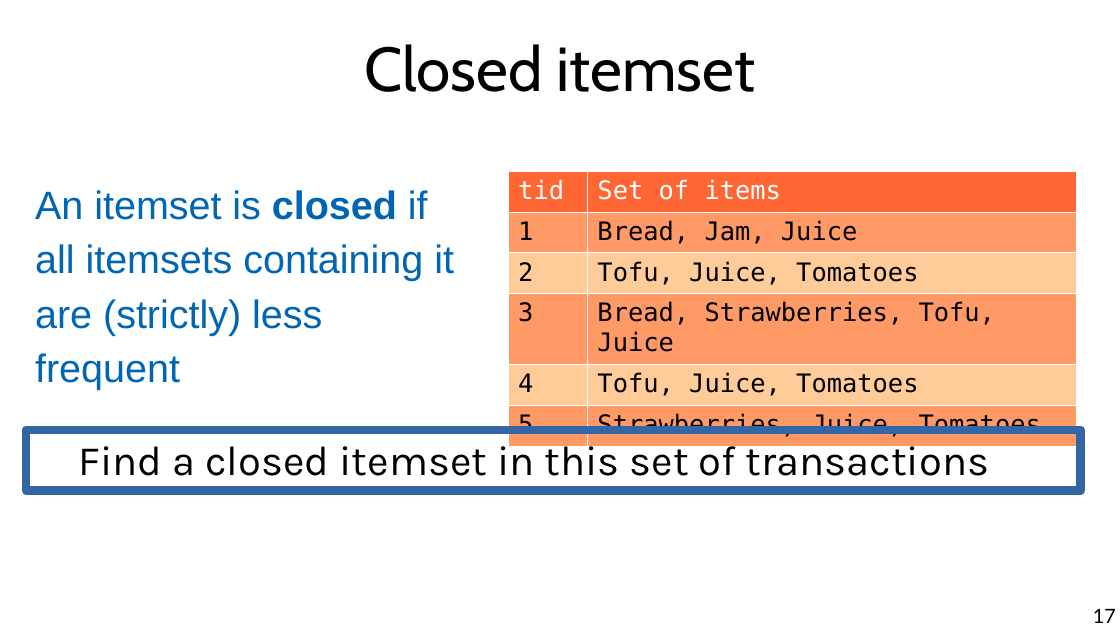
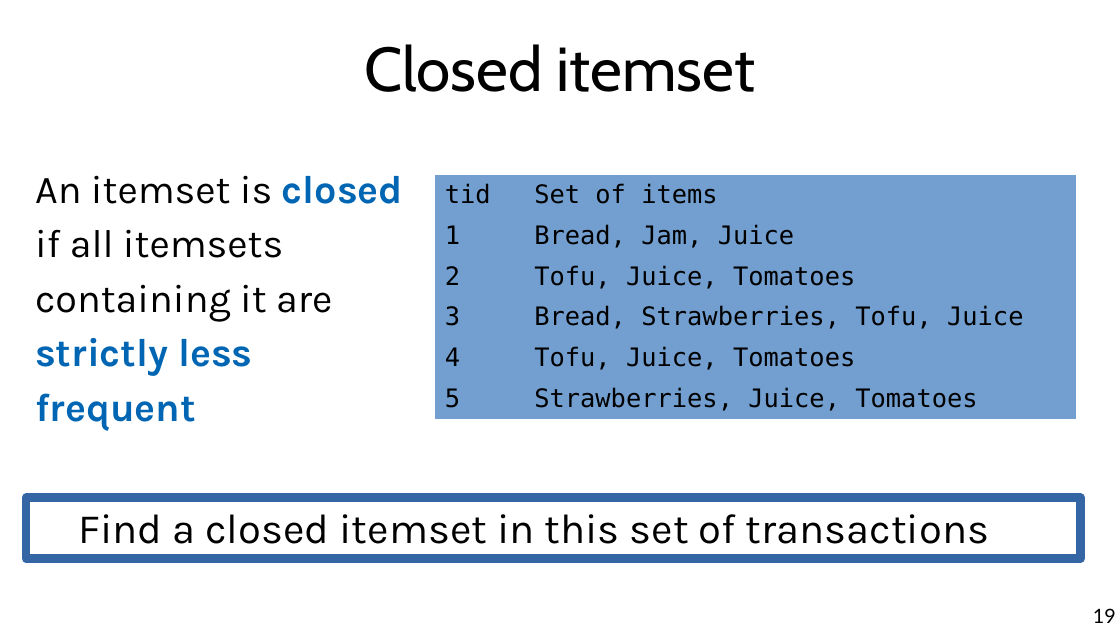
Before and after one commit to marco-calautti/data-mining-course, a slide deck: slide 19 of theory/odp/tt11_itemsets.odp (slide 17 before the commit). Drawn at 1120x630 pixels with LibreOffice and Linux fonts; fonts in the diff are those of the drawing. Boxes give left, top, right and bottom in pixels: in the first picture for what was removed or moved away, otherwise in the second. Text is boxed around its words. In the diff, an @@ line names an element or a change of style, - is before the commit and + after.

```diff
--- a/theory/odp/tt11_itemsets.odp
+++ b/theory/odp/tt11_itemsets.odp
@@ text at box(35, 175, 403, 431): text changed; font Arial to Karla; text colour #0066B3 to #000000 @@
-An itemset is closed if all itemsets containing it are (strictly) less frequent
+An itemset is closed if all itemsets containing it are strictly less frequent
@@ table at box(435, 175, 1076, 415) @@
@@ fill #FF6633 to #729FCF in row 1 @@
@@ fill #FF9966 to #729FCF in 6 cells @@
@@ fill #FFCC99 to #729FCF in 4 cells @@
@@ text colour #FFFFFF to #000000 in "tid", "Set of items" @@
@@ borders changed @@
@@ table: place and size @@
-table at box(508, 172, 1076, 443)
+table at box(435, 175, 1076, 415)
@@ text "Find a closed itemset in ...": place and size @@
-text "Find a closed itemset in ..." at box(26, 430, 1081, 491)
+text "Find a closed itemset in ..." at box(26, 498, 1081, 559)
@@ page number at box(1093, 608, 1116, 623): text changed @@
-17
+19
```
Also in this commit, not shown: 17 other slides changed, 3 slides added, 2 other files.
